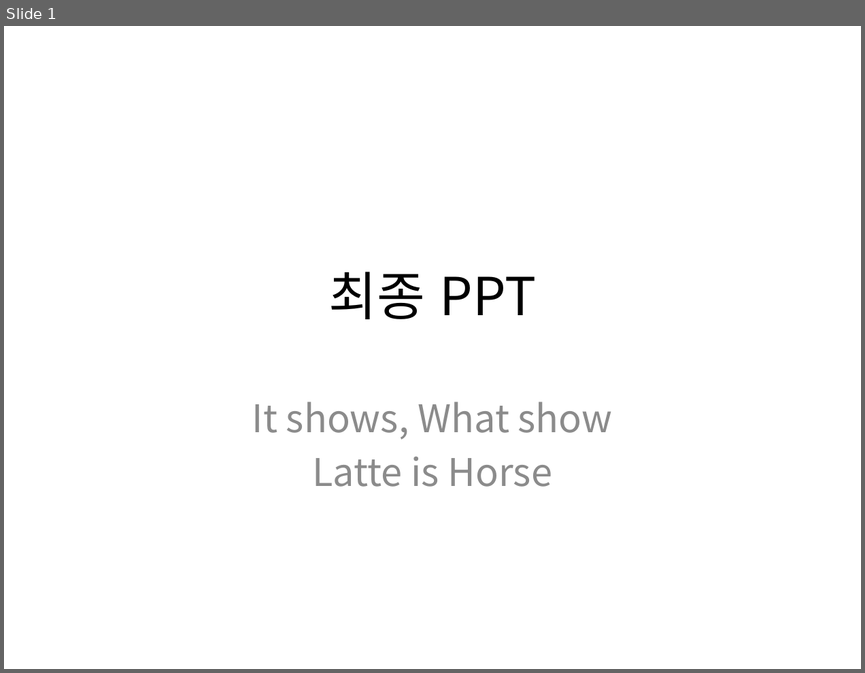
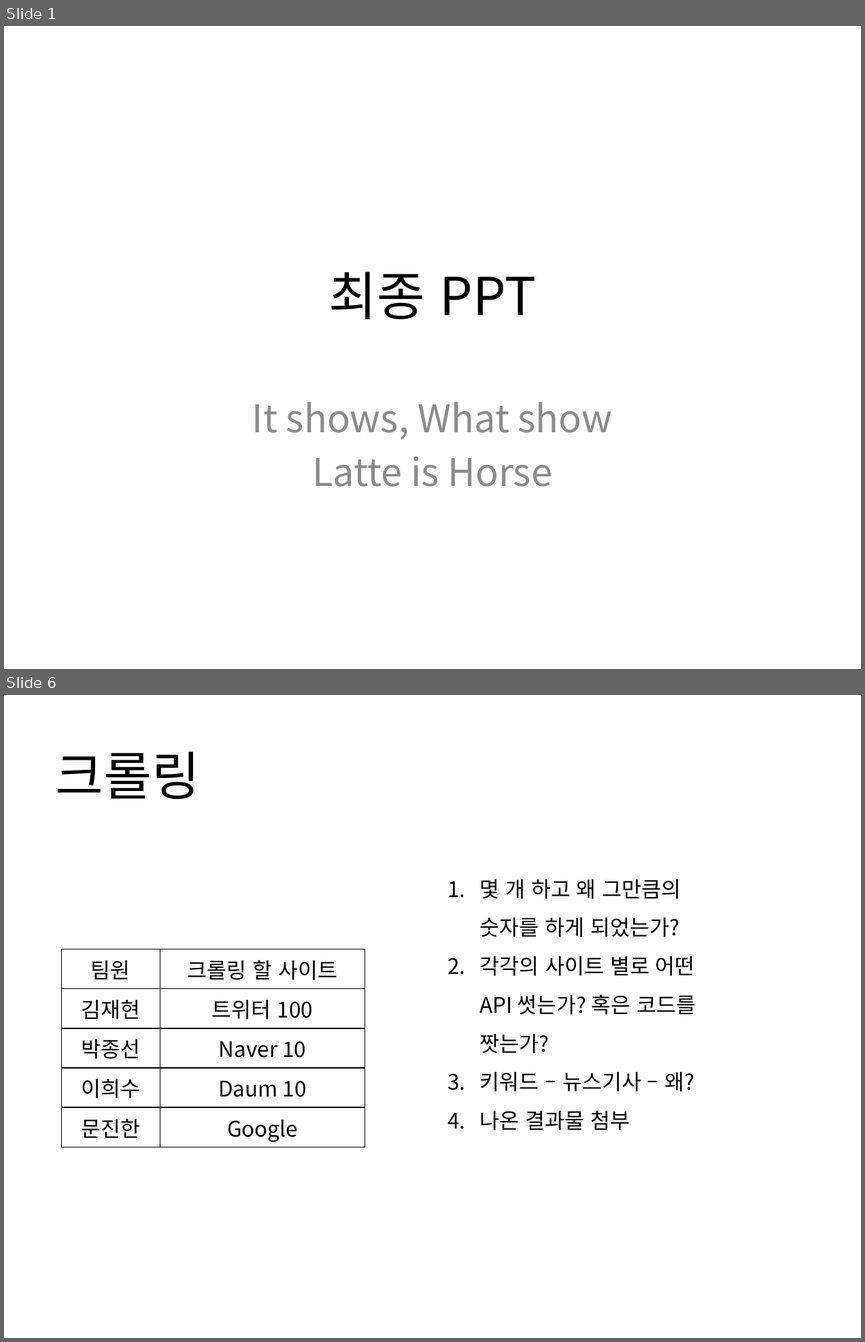
Before and after one commit to HaYongdae/issuewhatshow, a slide deck: doc/최종 PPT.pptx. Shown one above the other, each under a label of ours: slide 1 before the commit, slides 1 and 6 after it; the slides between them are not shown. The pictures are 865x673 and 865x1342 pixels, drawn with LibreOffice and Linux fonts; fonts in the diff are those of the drawing. Boxes give left, top, right and bottom in pixels: in the first picture for what was removed or moved away, otherwise in the second. Text is boxed around its words. In the diff, an @@ line names an element or a change of style, - is before the commit and + after.

Commit message:
큰 틀

```diff
--- a/doc/최종 PPT.pptx
+++ b/doc/최종 PPT.pptx
@@ slide 6 added at (x1=4, y1=695, x2=861, y2=1338), background #FFFFFF @@
@@ title added at (x1=56, y1=751, x2=200, y2=799), 44 pt, text #000000 @@
+크롤링
@@ text added at (x1=480, y1=879, x2=696, y2=1130), 18 pt, text #000000 @@
+1. 몇 개 하고 왜 그만큼의 숫자를 하게 되었는가?
+2. 각각의 사이트 별로 어떤 API 썻는가? 혹은 코드를 짯는가?
+3. 키워드 – 뉴스기사 – 왜?
+4. 나온 결과물 첨부
@@ table added at (x1=61, y1=949, x2=364, y2=1144), 5 rows, 2 columns @@
+팀원 | 크롤링 할 사이트
+김재현 | 트위터 100
+박종선 | Naver 10
+이희수 | Daum 10
+문진한 | Google
```
Also in this commit, not shown: 10 other slides added.
